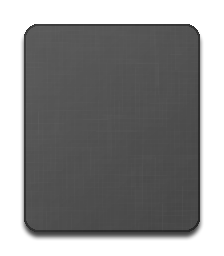
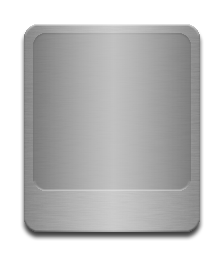
Layers edited between the first and the second 224x256 image:
added group "Brushed" with 3 layers above "Lite Border" over [24, 24, 200, 232]
added layer "Layer 30" (66%) in group "Brushed" over [24, 24, 200, 232]
added layer "Layer 31" (57%) in group "Brushed" over [33, 33, 191, 191]
added layer "Layer 29 copy" in group "Brushed" over [24, 24, 200, 232]
hid group "Back" (4 layers) over [24, 24, 200, 232]
hid "Black BG" over [24, 24, 200, 232]
hid "Layer 19" over [24, 24, 200, 232]
